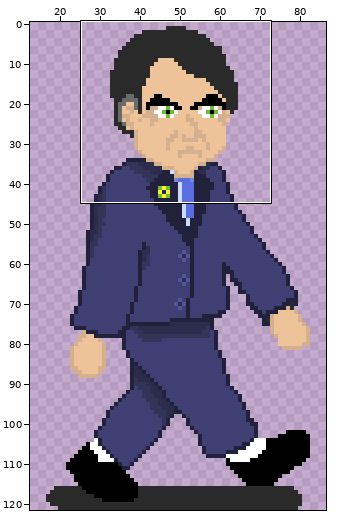
One commit to this pixel-art file: assets/data/Jair.aseprite. Above: a wide view before the commit, with the close-up outlined.
Close-up. Before the commit:
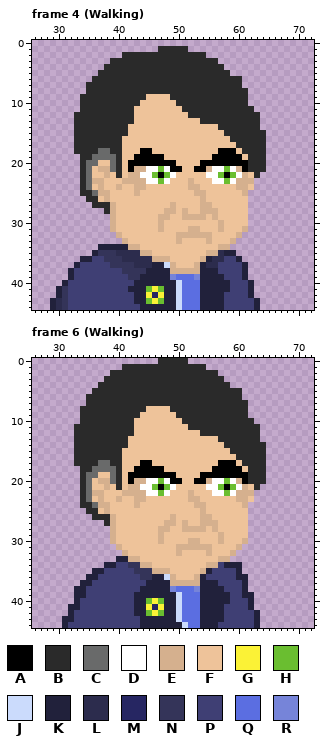
104x122 pixels, 14 frames. Pixels under 10% opacity are left out. Shown: frame 4 (Walking): x 26..72, y 0..44; frame 6 (Walking): x 26..72, y 0..44. The wide view leaves out empty margins. The commit also changed other frames or places, which this record leaves out.
Visible layers, top first: "Head", "Shadow(Ground)", "Body".
Palette (. is transparent): A #000000  B #2a2a2a  C #696a6a  D #ffffff  E #d5b08e  F #eec39a  G #fbf236  H #6abe30  J #cbdbfc  K #21213b  L #2c2c4d  M #262662  N #343459  P #3f3f74  Q #5b6ee1  R #7684d9
Pixels before, frame 4 (Walking), first column x 29:
 1 ..................BBBBB.............
 2 ............BBBBBBBBBBBBBB..........
 3 ..........BBBBBBBBBBBBBBBBBB........
 4 .........BBBBBBBBBBBBBBBBBBBB.......
 5 ........BBBBBBBBBBBBBBBBBBBBBB......
 6 .......BBBBBBBBBBBBBBBBBBBBBBBBB....
 7 ......BBBBBBBBBBBBBBBBBBBBBBBBBB....
 8 ......BBBBBBBBBBBBBBBBBBBBBBBBBBB...
 9 .....BBBBBBBBBBBFFFFBBBBBBBBBBBBB...
10 .....BBBBBBBBBBFFFFFFBBBBBBBBBBBB...
11 .....BBBBBBBBBFFFFFFFFBBBBBBBBBBBB..
12 ....BBBBBBBBBBFFFFFFFFFBBBBBBBBBBBB.
13 ....BBBBBBBBBBFFFFFFFFFFFBBBBBBBBBB.
14 ....BBBBBBBBBFFFFFFFFFFFFFFFBBBBBBB.
15 ....BBBBBBBBBFFFFFFFFFFFFFFFFBBBBBBB
16 ....BBBBBBBBFFFFFFFFFFFFFFFFFFBBBBBB
17 ....BBBBBBBBFFFFFFFFFFFFFFFFFFFBBBBB
18 ....BBBBCCBBFFFAAFFFFFFFFFFFAAAFBBBB
19 .....BBCCCCBFFAAAAAFFFFFFFFAAAAAFBBB
20 .....BCCFFCBFAAAAAAAAFFFFAAAAAAAABBB
21 .....BCFEECBFAEEDDHDAAFFAAEDDHDEABBB
22 .....BCFFEFBFEEDDHAHDFFFFFDDHAHDEFB.
23 .....BCEEFFFEEEEDDHDFFFEFFFDDHDEEE..
24 .....BCFEFFEFFEEFFFFFFFEEFFFFFFEEF..
25 .....BBCEEFFFFEFFFFFFFFFEEFFFFFFE...
26 ......BBFEFFFFFFFFFFFFFFFEFFFFFFF...
27 .......BBBEFFFFFFFFFEFFFFEEFFFFFF...
28 .........BEFFFFFFFFEEFEFFEEEFFFFF...
29 ..........EFFFFFFFEEFFEEEEFEFFFFF...
30 ..........EFFFFFFFEFFFFFFFFFEFFFF...
31 ..........EFFFFFFFEFFFFEEFFFEFFFE...
32 ...........EFFFFFFFFFEEEEEEFFFFE....
33 ............EFFFFFFFFEFFFFEFFFE.....
34 ........KKKKKEEFFFFFFFFFFFFFEE......
35 .......KNNNLLLLEEFFFFFFFFFEELKK.....
36 .....KKPPNNNLLLLLEEEFFFFFEKLLPPK....
37 ....KPPPPPNNNNLLLKKJEFFFEKLLPPPPK...
38 ...KPPPPPPPPNNNNKKKKEEEEEKKKPPPPK...
39 ...KPPPPPPPPPNNKKKKKRQQQRKKKKPPPK...
40 ..KPPPPPPPPPPPKKKKKKKJQQQKKKKKPPPK..
41 .KNPPPPPPPPPPKKKHGHKKJQQQKKKKKPPPK..
42 .KNPPPPPPPPPPPKKGMGKKJQQQKKKKPPPPK..
43 KLNPPPPPPPPPPPKKHGHKKJQQQKKKKPPPPPK.
44 KLNPPPPPPPPPPPPKKKKKKJQQQKKKKPPPPPK.
Pixels before, frame 6 (Walking), first column x 31:
 0 ................BBBBB.............
 1 ..........BBBBBBBBBBBBBB..........
 2 ........BBBBBBBBBBBBBBBBBB........
 3 .......BBBBBBBBBBBBBBBBBBBB.......
 4 ......BBBBBBBBBBBBBBBBBBBBBB......
 5 .....BBBBBBBBBBBBBBBBBBBBBBBBB....
 6 ....BBBBBBBBBBBBBBBBBBBBBBBBBB....
 7 ....BBBBBBBBBBBBBBBBBBBBBBBBBBB...
 8 ...BBBBBBBBBBBFFFFBBBBBBBBBBBBB...
 9 ...BBBBBBBBBBFFFFFFBBBBBBBBBBBB...
10 ...BBBBBBBBBFFFFFFFFBBBBBBBBBBBB..
11 ..BBBBBBBBBBFFFFFFFFFBBBBBBBBBBBB.
12 ..BBBBBBBBBBFFFFFFFFFFFBBBBBBBBBB.
13 ..BBBBBBBBBFFFFFFFFFFFFFFFBBBBBBB.
14 ..BBBBBBBBBFFFFFFFFFFFFFFFFBBBBBBB
15 ..BBBBBBBBFFFFFFFFFFFFFFFFFFBBBBBB
16 ..BBBBBBBBFFFFFFFFFFFFFFFFFFFBBBBB
17 ..BBBBCCBBFFFAAFFFFFFFFFFFAAAFBBBB
18 ...BBCCCCBFFAAAAAFFFFFFFFAAAAAFBBB
19 ...BCCFFCBFAAAAAAAAFFFFAAAAAAAABBB
20 ...BCFEECBFAEEDDHDAAFFAAEDDHDEABBB
21 ...BCFFEFBFEEDDHAHDFFFFFDDHAHDEFB.
22 ...BCEEFFFEEEEDDHDFFFEFFFDDHDEEE..
23 ...BCFEFFEFFEEFFFFFFFEEFFFFFFEEF..
24 ...BBCEEFFFFEFFFFFFFFFEEFFFFFFE...
25 ....BBFEFFFFFFFFFFFFFFFEFFFFFFF...
26 .....BBBEFFFFFFFFFEFFFFEEFFFFFF...
27 .......BEFFFFFFFFEEFEFFEEEFFFFF...
28 ........EFFFFFFFEEFFEEEEFEFFFFF...
29 ........EFFFFFFFEFFFFFFFFFEFFFF...
30 ........EFFFFFFFEFFFFEEFFFEFFFE...
31 .........EFFFFFFFFFEEEEEEFFFFE....
32 ..........EFFFFFFFFEFFFFEFFFE.....
33 .........KKEEFFFFFFFFFFFFFEE......
34 .......KKPPNNEEFFFFFFFFFEEPKKK....
35 .....KKPPPPPNNNEEEFFFFFEKPPPPK....
36 ....KKPPPPPPPNNKKJEFFFEKPPPPPKK...
37 ...KKPPPPPPPPPKKKKEEEEEKKKPPPPK...
38 ..KKPPPPPPPPPKKKKKRQQQRKKKKPPPK...
39 ..KKPPPPPPPPKKKKKKKJQQQKKKKKPPKK..
40 ..KPPPPPPPPPKKHGHKKJQQQKKKKKPPPK..
41 .KKPPPPPPPPPKKGMGKKJQQQKKKKPPPPK..
42 .KPPPPPPPPPPKKHGHKKJQQQKKKKPPPPPK.
43 KKPPPPPPPPPPPKKKKKKJQQQKKKKPPPPPK.
44 KPPPPPPPPPPPPKKKKKKKJQQKKKPPPPPPK.
After:
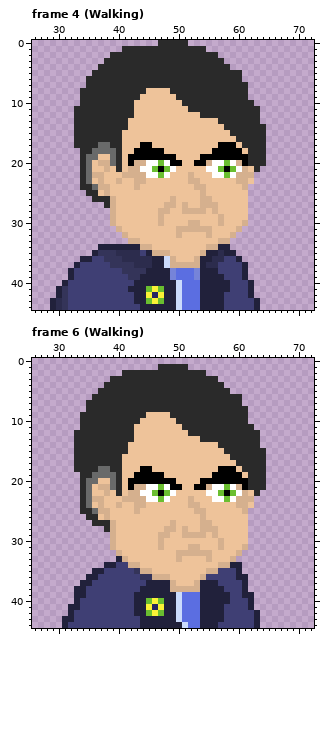
Log entry: correção animação
Change:
Changed rows in their new state; - is an unchanged pixel.
Frame 4 (Walking), layer "Head":
first column x 33:
 0 --------------BBBBB-------------
 1 --------BBBBBB-----BBB----------
 2 ------BB--------------BB--------
 3 -----B------------------B-------
 4 ----B--------------------B------
 5 ---B----------------------BB----
 6 --B-----------------------------
 7 ----------------------------B---
 8 -B----------FFFF----------------
 9 -----------F----F---------------
10 ----------F------F-----------B--
11 B-----------------F-----------B-
12 -------------------FF-----------
13 ---------F-----------FFF--------
14 ------------------------F------B
15 --------F----------------F------
16 --------------------------F-----
17 ----CC-----AA-----------AAAF----
18 .--C--C---A--AA--------A---AF---
19 --C-FF---A-----AA----AA-----A---
20 ---FEE----EEDDHD-A--A-EDDHDE----
21 ----F-F--E-D-HAHDF--FFD-HAHDEF-.
22 ---EEF-FE--E-DHDF--E--F-DHDE-E.-
23 ---F---EFF--FFFF----E--FFFF--F--
24 --BC-E-F---F-------F-E-----F-.--
25 -.-BF-----F---------F-------F---
26 --.-BBE---------E-----E---------
27 ---..----------E--E----E--------
28 -----.--------E-F--EE-F---------
29 ---------------F--FFFF-FE-------
30 -------------------EE-------E---
31 ------.E------F--EE--EE-F--E.---
32 -------.E---------FFFF----E.----
33 --------.EE------F----F-EE.-----
34 ---------KKEE---------EEKK------
35 -----------PKEEE-----EKK--------
36 -------------KKJE---EK----------
37 -----------------EEE------------
38 ----------------RQQQR-----------
Frame 6 (Walking), layer "Head":
first column x 33:
 0 --------------.....-------------
 1 --------......-----...----------
 2 ------..--------------..--------
 3 -----.------------------.-------
 4 ----.--------------------.------
 5 ---.----------------------..----
 6 --.-----------------------------
 7 ----------------------------.---
 8 -.----------BBBB----------------
 9 -----------B----B---------------
10 ----------B------B-----------.--
11 .-----------------B-----------.-
12 -------------------BB-----------
13 ---------B-----------BBB--------
14 ------------------------B------.
15 --------B----------------B------
16 --------------------------B-----
17 ----BB-----FF-----------FFFB----
18 B--B--B---F--FF--------F---FB---
19 --B-CC---F-----FF----FF-----F---
20 ---CFF----AAAAAA-F--F-AAAAAA----
21 ----E-C--A-E-DHDAA--AAE-DHDEAB-B
22 ---FFE-BF--D-HAHD--F--D-HAHD-FB-
23 ---E---FEE--DDHD----F--DDHD--E--
24 --CF-F-E---E-------E-F-----E-F--
25 -B-CE-----E---------E-------E---
26 --B-FEF---------F-----F---------
27 ---BB----------F--F----F--------
28 -----B--------F-E--FF-E---------
29 ---------------E--EEEE-EF-------
30 -------------------FF-------F---
31 ------EF------E--FF--FF-E--FE---
32 -------EF---------EEEE----FE----
33 --------EFF------E----E-FFE-----
34 ---------EEFF---------FFEE------
35 -----------EEFFF-----FEE--------
36 -------------EEEF---FE----------
37 -----------------FFF------------
38 ----------------EEEEE-----------
